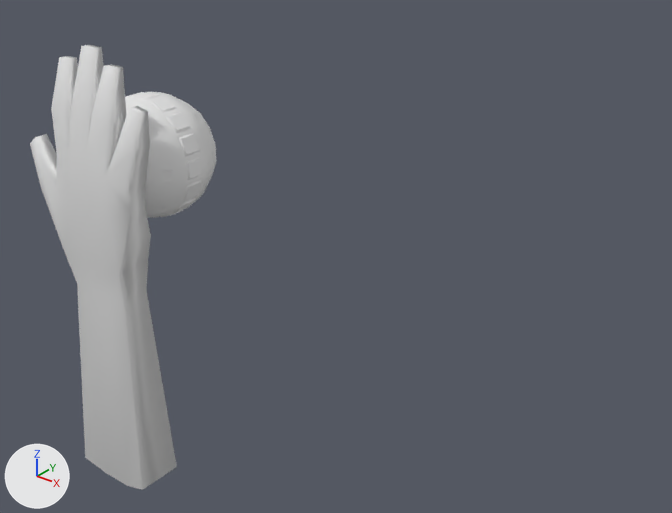
Before and after pictures for a commit that changed the Blender file hand.blend.
Rendered twice from a 50 mm lens placed at (10.88, -7.85, 5.96), pointed at (0.82, 4.73, -1.84). Lighting does not change. The marker at lower left points along +X, +Y and +Z.

Objects in the first picture: 'Ball', 'Cube'.
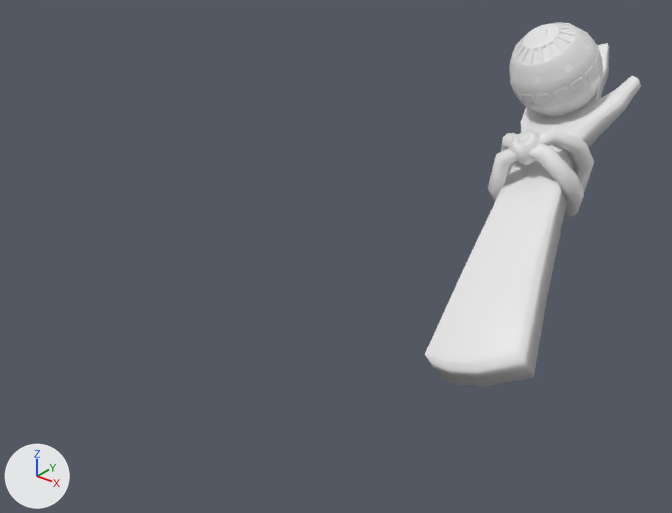
Commit message: new hand

Location of each change, [x1, y1, x2, y2] in pixels of the pictures (672 x 513 px; the box of a moved part takes in the faces that stretch with it):
'Cube', reshaped, moved, turned, rescaled: before [30, 45, 177, 490]; after [425, 43, 641, 386]
'Ball', moved, turned: before [125, 92, 217, 218]; after [509, 22, 603, 117]
'Bracelet', added: after [488, 128, 594, 217]
part 1 of me_cube, moved or reshaped: before [85, 111, 151, 273]; after [521, 107, 534, 133]
part 2 of me_cube, built on: after [425, 271, 547, 386]

The change, as a list of edits to the scene's bpy script:
```text
Change me_cube:
    used by ob_cube; location = (0.35, 0.0, 0.6); scale = (1.0, 0.255, 1.0)
    verts and faces of me_cube; kept vertices keep their numbers, new ones are numbered from 86
    before: 4 (0.28, -0.98, 0.63) at pixel (105, 177), 9 (0.28, 0.4, 0.63), 26 (0.6, 0.58, 0.11) at pixel (145, 208), 28 (0.6, -0.44, 0.11) at pixel (131, 213), 55 (0.54, -0.73, -0.38) at pixel (127, 245)
    before: 60 (0.54, 0.98, -0.38) at pixel (150, 235)
    remove me_cube.from_pydata(...)  # 86 vertices, 84 faces; spans x -1.92..0.78, y -1.37..1.61, z -4.93..2.33
    add me_cube.from_pydata(...)  # 94 vertices, 92 faces; spans x -1.92..0.78, y -1.37..1.8, z -6.94..2.33
    me_cube part 1
    add verts[4] = (0.29, -0.98, 0.67)  # moved
    add verts[9] = (0.29, 0.4, 0.67)  # moved
    add verts[26] = (0.62, 0.58, 0.14)  # moved, pixel (524, 111)
    add verts[28] = (0.62, -0.44, 0.14)  # moved
    add verts[55] = (0.54, -0.73, -0.34)  # moved
    add verts[60] = (0.54, 0.98, -0.34)  # moved, pixel (520, 122)
    me_cube part 2
    3 faces are deleted
    8 vertices are added at x -1.31..0.58, y -1.37..1.8, z -6.94..-6.74
    11 new faces join them
Add me_torus:
    me_torus.from_pydata(...)  # 106 vertices, 100 faces; spans x -0.98..0.98, y -1.09..1.26, z -0.65..0.65
    me_torus.polygons.foreach_set('use_smooth', [True] * 100)
Change ob_ball:
    ob_ball.location: (0.0, 1.15, 1.02) -> (2.2, 10.55, 0.84)
    ob_ball.rotation_euler: (1.571, 0.196, 0.0) -> (2.719, 0.386, 3.427)  # degrees (90, 11, 0) -> degrees (156, 22, 196)
Change ob_cube:
    ob_cube.location: (0.35, 0.0, 0.6) -> (2.17, 10.62, -0.24)
    ob_cube.rotation_euler: (0.0, 0.0, 0.0) -> (1.085, 0.3, -3.044)  # degrees (0, 0, 0) -> degrees (62, 17, -174)
    ob_cube.scale: (1.0, 0.255, 1.0) -> (0.99, 0.252, 0.99)
Add ob_bracelet:
    ob_bracelet = bpy.data.objects.new('Bracelet', me_torus)
    ob_bracelet.location = (2.83, 9.02, -0.97)
    ob_bracelet.rotation_euler = (-1.085, -0.3, 6.381)  # degrees (-62, -17, 6)
    ob_bracelet.scale = (0.99, 0.842, 0.99)
    _m = ob_bracelet.modifiers.new('Mirror', 'MIRROR')
    _m.use_axis = (True, True, False)
    _m.use_bisect_axis = (False, True, False)
    _m.use_clip = True
    _m.merge_threshold = 0.02
```
